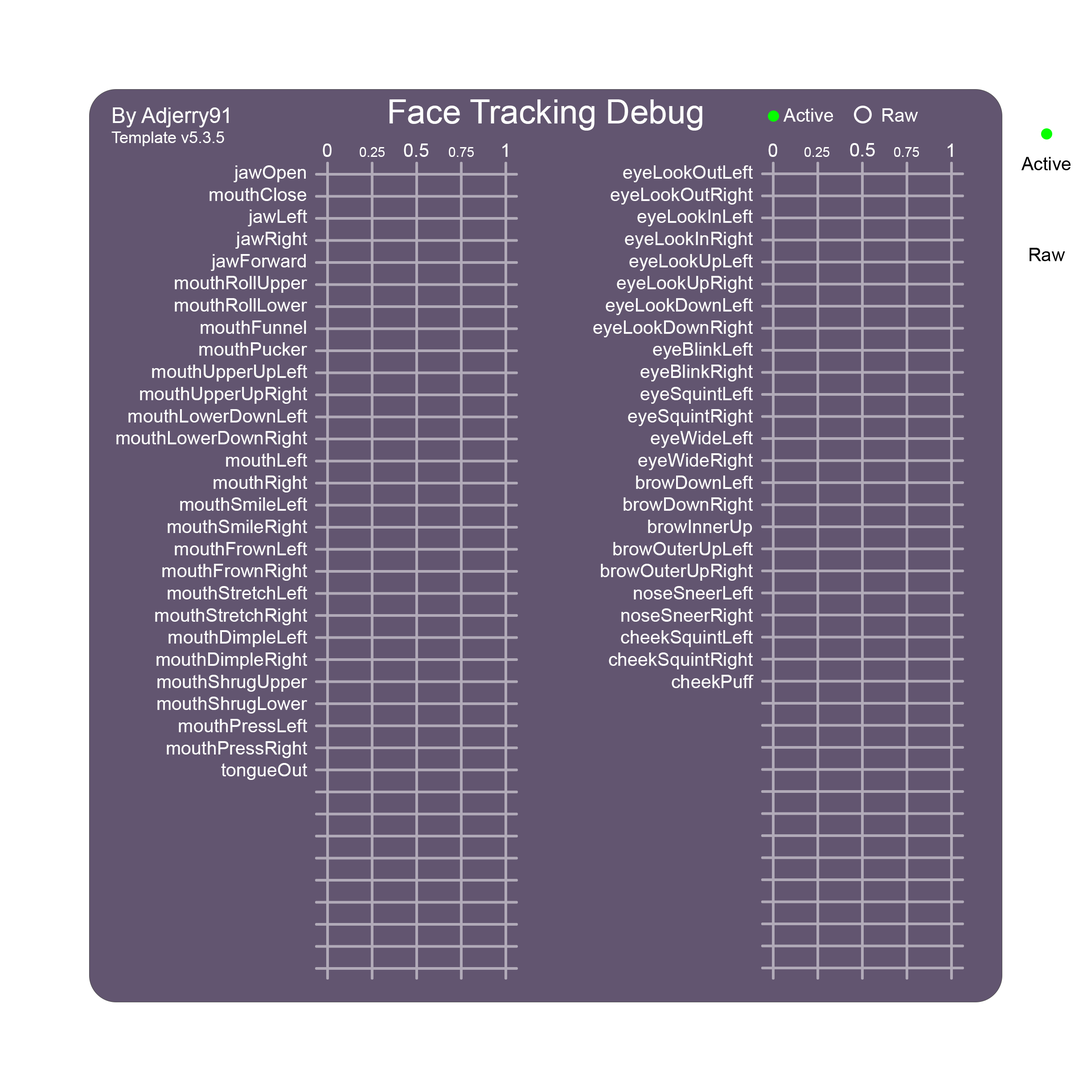
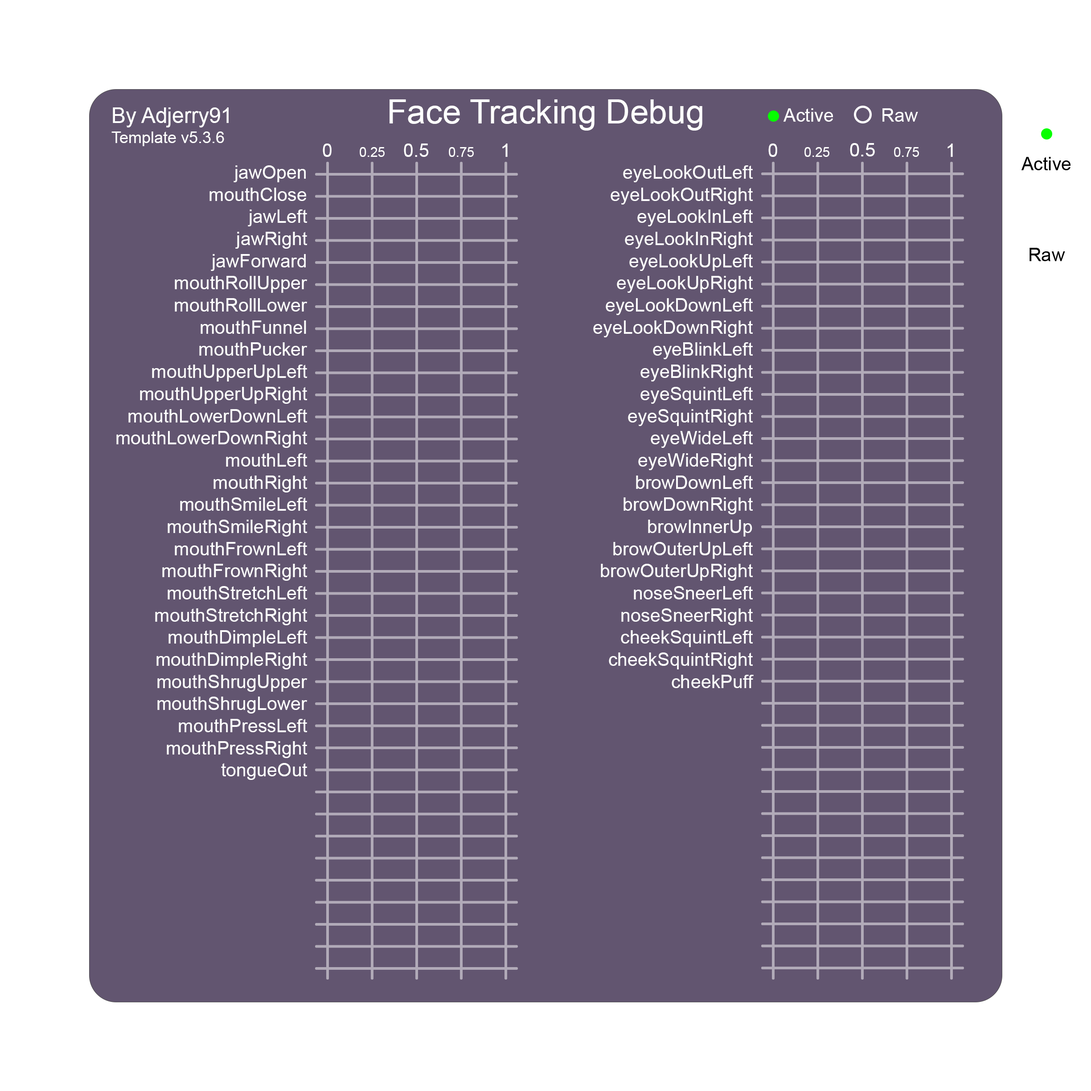
Before/after of a 1091 × 1091 layered artwork. What changed in the layer stack:
painted on "Template Version" over [216, 131, 225, 144]
